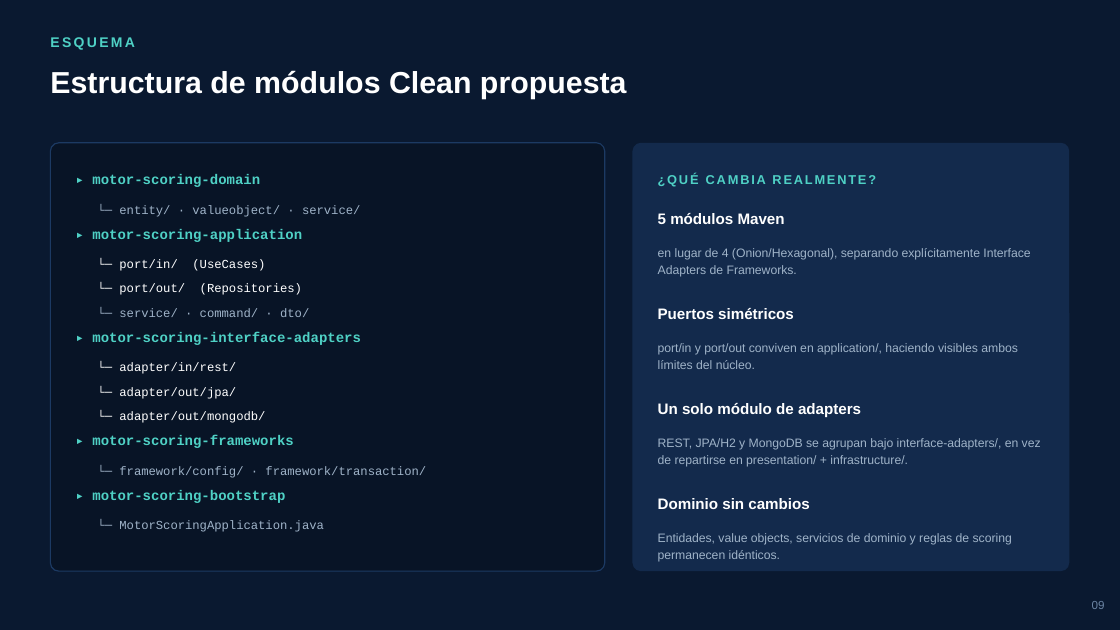
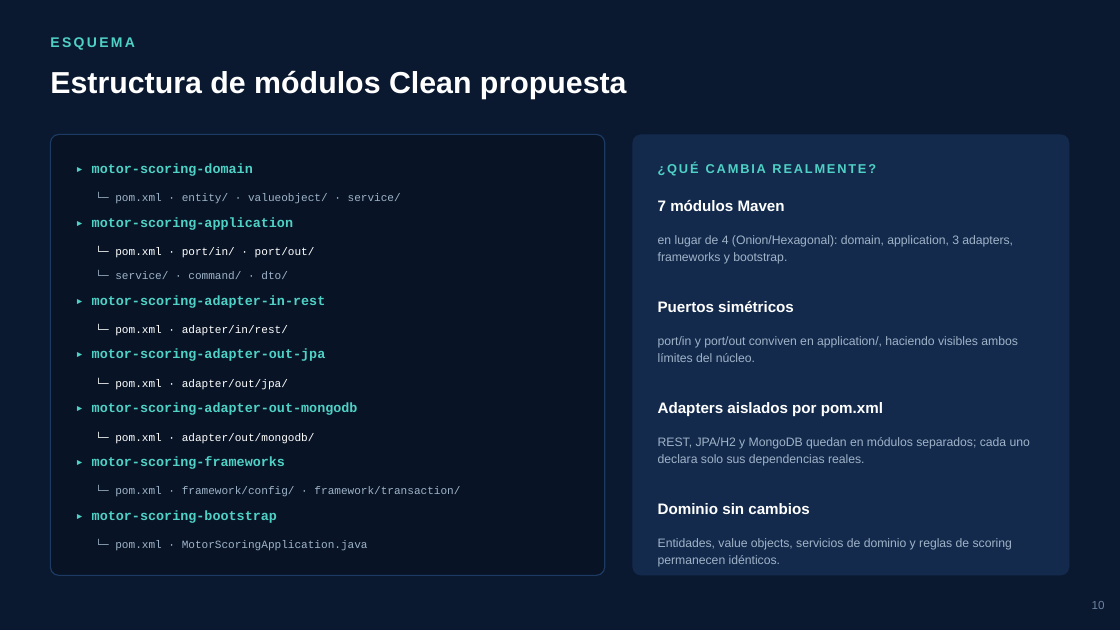
Before and after one commit to JoseJulca/CleanArquitecture, a slide deck: slide 10 of Motor_Scoring_Clean_Architecture.pptx (slide 9 before the commit). Drawn at 1120x630 pixels with LibreOffice and Linux fonts; fonts in the diff are those of the drawing. Boxes give left, top, right and bottom in pixels: in the first picture for what was removed or moved away, otherwise in the second. Text is boxed around its words. In the diff, an @@ line names an element or a change of style, - is before the commit and + after.

```diff
--- a/Motor_Scoring_Clean_Architecture.pptx
+++ b/Motor_Scoring_Clean_Architecture.pptx
@@ rounded rectangle: place and size @@
-rounded rectangle at (50, 143, 605, 571)
+rounded rectangle at (50, 134, 605, 576)
@@ rounded rectangle at (50, 134, 605, 576): proportions changed @@
@@ rounded rectangle at (633, 134, 1070, 576): proportions changed @@
@@ rounded rectangle: place and size @@
-rounded rectangle at (633, 143, 1070, 571)
+rounded rectangle at (633, 134, 1070, 576)
@@ 3 texts: place and size @@
-3 texts at (92, 173, 876, 242)
+3 texts at (92, 162, 876, 230)
@@ text at (115, 194, 401, 204): text changed; size 10.5 to 9.5 pt @@
-└─ entity/ · valueobject/ · service/
+└─ pom.xml · entity/ · valueobject/ · service/
@@ text at (658, 200, 785, 211): text changed @@
-5 módulos Maven
+7 módulos Maven
@@ text at (658, 235, 1013, 264): text changed @@
-en lugar de 4 (Onion/Hexagonal), separando explícitamente Interface Adapters de Frameworks.
+en lugar de 4 (Onion/Hexagonal): domain, application, 3 adapters, frameworks y bootstrap.
@@ text "└─ service/ · command/ · ...": place and size @@
-text "└─ service/ · command/ · ..." at (119, 308, 309, 317)
+text "└─ service/ · command/ · ..." at (115, 272, 288, 279)
@@ text "└─ service/ · command/ · ..." at (115, 272, 288, 279): size 10.5 to 9.5 pt @@
@@ text at (115, 247, 315, 258): text changed; size 10.5 to 9.5 pt @@
-└─ port/in/ (UseCases)
+└─ pom.xml · port/in/ · port/out/
@@ text added at (92, 295, 326, 308), 11.5 pt, text #4FD1C5, bold @@
+▸ motor-scoring-adapter-in-rest
@@ text removed at (119, 284, 302, 295) @@
-└─ port/out/ (Repositories)
@@ text "Puertos simétricos": place and size @@
-text "Puertos simétricos" at (658, 308, 794, 319)
+text "Puertos simétricos" at (658, 301, 794, 312)
@@ text at (115, 325, 288, 336): text changed; size 12 to 9.5 pt; text colour #4FD1C5 to #FFFFFF; bold off @@
-▸ motor-scoring-interface-adapters
+└─ pom.xml · adapter/in/rest/
@@ text "port/in y port/out conviven en ...": place and size @@
-text "port/in y port/out conviven en ..." at (658, 343, 1018, 369)
+text "port/in y port/out conviven en ..." at (658, 336, 1018, 362)
@@ text at (92, 349, 326, 361): text changed; size 10.5 to 11.5 pt; text colour #FFFFFF to #4FD1C5; bold on @@
-└─ adapter/in/rest/
+▸ motor-scoring-adapter-out-jpa
@@ text at (115, 379, 288, 390): text changed; size 10.5 to 9.5 pt @@
-└─ adapter/out/jpa/
+└─ pom.xml · adapter/out/jpa/
@@ text at (92, 403, 358, 415): text changed; size 10.5 to 11.5 pt; text colour #FFFFFF to #4FD1C5; bold on @@
-└─ adapter/out/mongodb/
+▸ motor-scoring-adapter-out-mongodb
@@ text at (658, 402, 883, 416): text changed; size 10.5 to 13 pt; text colour #9FB3C8 to #FFFFFF; bold on @@
-REST, JPA/H2 y MongoDB se agrupan bajo interface-adapters/, en vez de repartirse en presentation/ + infrastructure/.
+Adapters aislados por pom.xml
@@ text removed at (658, 403, 861, 417) @@
-Un solo módulo de adapters
@@ size 12 to 11.5 pt in 4 elements at (92, 163, 253, 176), (92, 217, 293, 230), (92, 510, 277, 523), (92, 456, 285, 469) @@
@@ text "▸ motor-scoring-frameworks": place and size @@
-text "▸ motor-scoring-frameworks" at (92, 435, 293, 448)
+text "▸ motor-scoring-frameworks" at (92, 456, 285, 469)
@@ text added at (115, 433, 315, 444), 9.5 pt, text #FFFFFF @@
+└─ pom.xml · adapter/out/mongodb/
@@ text added at (658, 437, 1030, 466), 10.5 pt, text #9FB3C8 @@
+REST, JPA/H2 y MongoDB quedan en módulos separados; cada uno declara solo sus dependencias reales.
@@ text "▸ motor-scoring-bootstrap": place and size @@
-text "▸ motor-scoring-bootstrap" at (92, 490, 285, 503)
+text "▸ motor-scoring-bootstrap" at (92, 510, 277, 523)
@@ text at (115, 487, 460, 497): text changed; size 10.5 to 9.5 pt @@
-└─ framework/config/ · framework/transaction/
+└─ pom.xml · framework/config/ · framework/transaction/
@@ text "Dominio sin cambios": place and size @@
-text "Dominio sin cambios" at (658, 498, 809, 509)
+text "Dominio sin cambios" at (658, 503, 809, 514)
@@ text "Entidades, value objects, servicios de ...": place and size @@
-text "Entidades, value objects, servicios de ..." at (658, 533, 1012, 562)
+text "Entidades, value objects, servicios de ..." at (658, 538, 1012, 567)
@@ text at (115, 540, 368, 551): text changed; size 10.5 to 9.5 pt @@
-└─ MotorScoringApplication.java
+└─ pom.xml · MotorScoringApplication.java
@@ text at (1092, 601, 1105, 609): text changed @@
-09
+10
```
Also in this commit, not shown: 6 other slides changed, 2 slides added, 1 slide removed.
